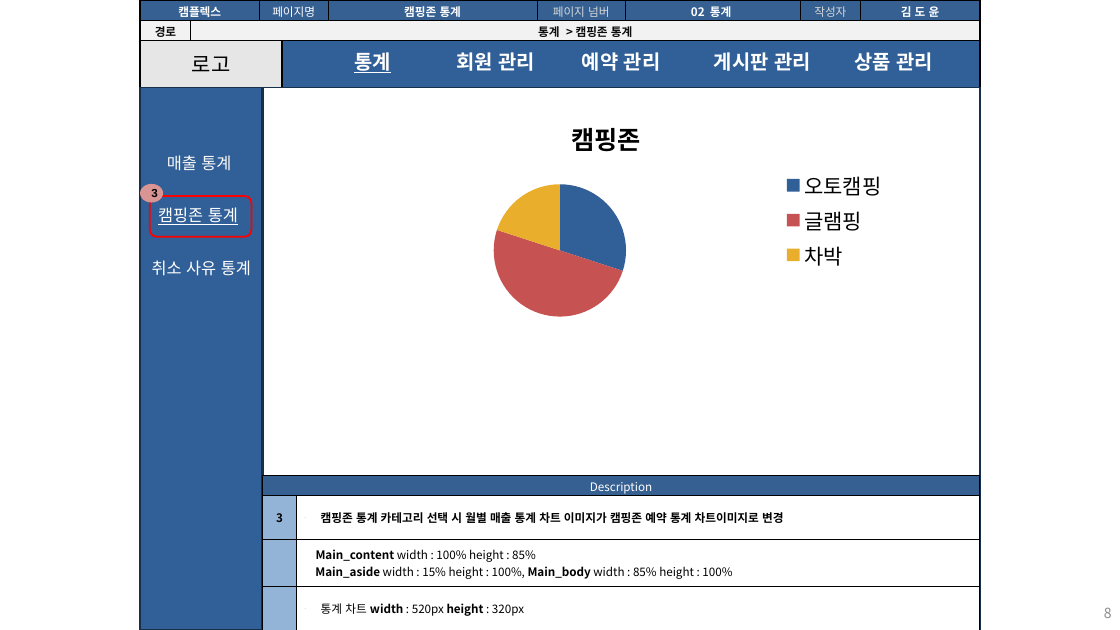
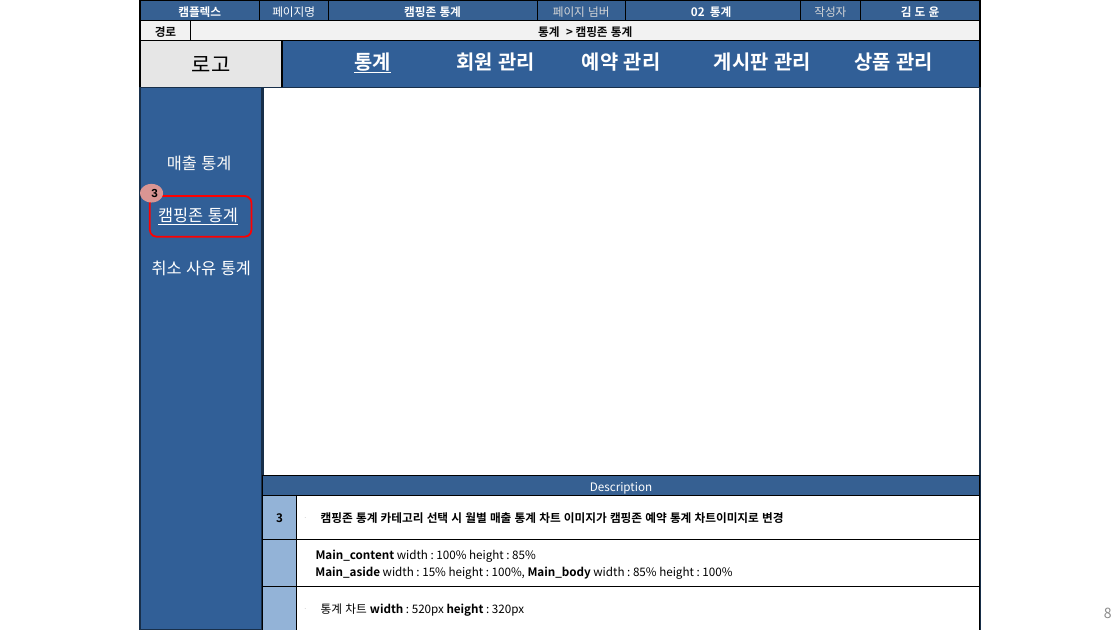
Before and after one commit to seoulsudal/CamFlexProject, a slide deck: slide 8 of 프로젝트 산출물/9. 스토리보드/캠플렉스 관리자_스토리보드.pptx. Drawn at 1120x630 pixels with LibreOffice and Linux fonts; fonts in the diff are those of the drawing. Boxes give left, top, right and bottom in pixels: in the first picture for what was removed or moved away, otherwise in the second. Text is boxed around its words. In the diff, an @@ line names an element or a change of style, - is before the commit and + after.

```diff
--- a/프로젝트 산출물/9. 스토리보드/캠플렉스 관리자_스토리보드.pptx
+++ b/프로젝트 산출물/9. 스토리보드/캠플렉스 관리자_스토리보드.pptx
@@ pie chart removed at (339, 112, 895, 328) @@
-title "캠핑존"
-categories: 오토캠핑, 글램핑, 차박
-캠핑존: 30, 50, 20
```
Also in this commit, not shown: 13 other slides changed, 11 other files.
